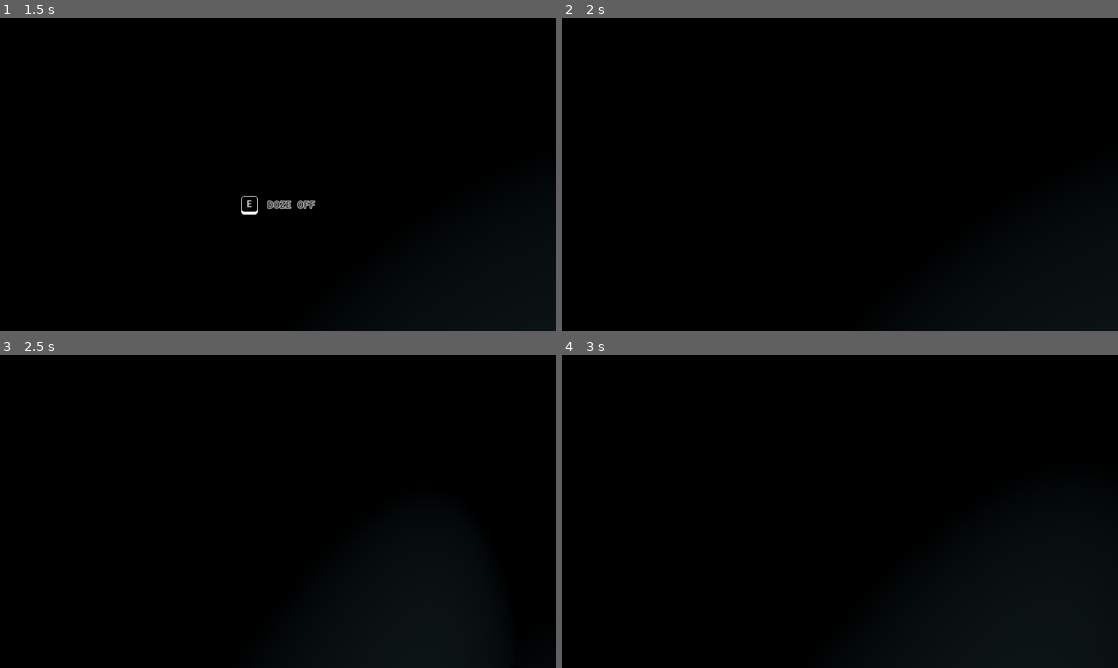
Above: before the commit, frames 1-4 (two rows, left to right).
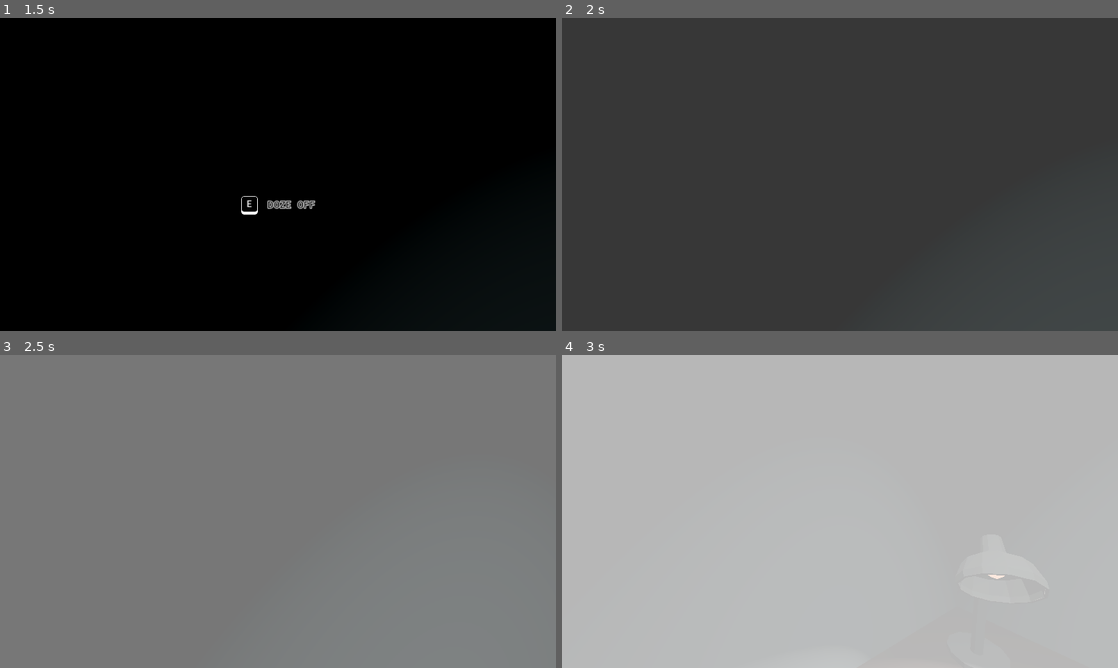
Above: after the commit, the same moments.

Repository: triangle-int/inner-inhabited
Game: Godot game, scene res://scenes/fpv/main.tscn
Two runs of this game, one before a commit and one after it. Both use one fixed random seed, a clock stepped at 60 frames per second and the inputs below. This scene is started directly instead of the project's main scene.
Inputs (mouse positions are in pixels of both pictures, inside the frame that each line leads up to):
- Up to frame 1 (1.5 s): tap Enter at 0.5 s; move the mouse to (400, 158) at 0.52 s; hold E (interact) 0.53-1.28 s; hold W (move_forward) from 0.53 s (still down); click (400, 158) at 0.67 s; tap Space at 0.77 s; move the mouse to (250, 174) at 1.27 s; right-click (250, 174) at 1.35 s
- Up to frame 2 (2 s): keep holding W (move_forward); tap Space at 1.52 s; tap E (interact) at 1.55 s
- Up to frame 3 (2.5 s): keep holding W (move_forward); move the mouse to (289, 505) at 2.02 s; hold D (delete_node) from 2.03 s (still down); tap E (interact) at 2.3 s
- Up to frame 4 (3 s): keep holding W (move_forward); move the mouse to (834, 517) at 2.77 s; release D (delete_node) at 2.78 s; click (834, 517) at 2.85 s

Frame 1 is identical in both runs. In frame 2, 100% of the frame differs, in the area x 0-100%, y 0-100%; in frame 3, 100%; in frame 4, 100%.

Commit message:
Added entering simulation interaction

Diff:
--- a/scenes/autoloads/level_switcher.tscn
+++ b/scenes/autoloads/level_switcher.tscn
@@ -1,13 +1,15 @@
-[gd_scene load_steps=4 format=3 uid="uid://fwgcoivx7woh"]
+[gd_scene load_steps=5 format=3 uid="uid://fwgcoivx7woh"]
 
 [ext_resource type="Script" path="res://scripts/fpv/level_switcher.gd" id="1_3sn3o"]
 [ext_resource type="PackedScene" uid="uid://dac05n7bv4674" path="res://scenes/fpv/main.tscn" id="2_lbmu5"]
 [ext_resource type="PackedScene" path="res://scenes/fpv/statue.tscn" id="3_qemf4"]
+[ext_resource type="PackedScene" uid="uid://by61b1vkmlfgw" path="res://scenes/terminal/terminal.tscn" id="4_4188x"]
 
 [node name="LevelSwitcher" type="Node" node_paths=PackedStringArray("fade")]
 script = ExtResource("1_3sn3o")
 main_level = ExtResource("2_lbmu5")
 statue_level = ExtResource("3_qemf4")
+terminal_level = ExtResource("4_4188x")
 fade = NodePath("CanvasLayer/ColorRect")
 fade_time = 2.0
 
--- a/scenes/fpv/main.tscn
+++ b/scenes/fpv/main.tscn
@@ -28,11 +28,6 @@
 
 [node name="Player" parent="PlayerSnap" instance=ExtResource("1_7os2t")]
 transform = Transform3D(1, 0, 0, 0, 1, 0, 0, 0, 1, 0, 0, -6)
-movement_speed = 5.0
-rotation_speed = 0.005
-min_rotation_angle = -60.0
-max_rotation_angle = 60.0
-slide_time = 1.0
 
 [node name="MovingStatue" parent="." node_paths=PackedStringArray("player") instance=ExtResource("5_5uogj")]
 transform = Transform3D(1, 0, 0, 0, 1, 0, 0, 0, 1, 0, 0, 10)
--- a/scripts/fpv/interaction/computer_interaction_area.gd
+++ b/scripts/fpv/interaction/computer_interaction_area.gd
@@ -15,4 +15,9 @@
 
 func interact(player: Player) -> void:
 	player.disable_interaction()
-	print("interacting")
+	player.can_move = false
+	Input.mouse_mode = Input.MOUSE_MODE_VISIBLE
+	LevelSwitcher.switch_to_terminal()
+	var tween := create_tween().set_ease(Tween.EASE_IN).set_trans(Tween.TRANS_CUBIC)
+	tween.tween_property(player.head, "global_position", camera_exit_position.global_position, 2.0)
+	tween.parallel().tween_property(player.head, "global_rotation", camera_exit_position.global_rotation, 2.0)
--- a/scripts/fpv/level_switcher.gd
+++ b/scripts/fpv/level_switcher.gd
@@ -2,6 +2,7 @@
 
 @export var main_level: PackedScene
 @export var statue_level: PackedScene
+@export var terminal_level: PackedScene
 @export var fade: ColorRect
 @export var fade_time: float
 
@@ -42,3 +43,12 @@
 	tween.tween_property(fade, "color:a", 1.0, fade_time)
 	tween.tween_callback(func() -> void: get_tree().change_scene_to_packed(main_level))
 	tween.tween_property(fade, "color:a", 0.0, fade_time)
+
+
+func switch_to_terminal() -> void:
+	fade.color = Color.WHITE
+	fade.color.a = 0.0
+	var tween := create_tween()
+	tween.tween_property(fade, "color:a", 1.0, fade_time)
+	tween.tween_callback(func() -> void: get_tree().change_scene_to_packed(terminal_level))
+	tween.tween_property(fade, "color:a", 0.0, fade_time)
--- a/scripts/fpv/terminal/terminal_player_spawn.gd
+++ b/scripts/fpv/terminal/terminal_player_spawn.gd
@@ -4,6 +4,7 @@
 @export var animation_duration: float
 
 var animating := false
+var start_head_position: Vector3
 
 @onready var path_follow_3d: PathFollow3D= $Path3D/PathFollow3D
 @onready var camera_look_target: Node3D = $CameraLookTarget
@@ -13,6 +14,7 @@
 	if LevelSwitcher.play_terminal_animation:
 		player.can_move = false
 		player.global_position = global_position
+		start_head_position = player.head.position
 		animating = true
 		path_follow_3d.progress_ratio = 0.0
 		var tween := create_tween()
@@ -26,6 +28,7 @@
 func end_animation() -> void:
 	animating = false
 	player.can_move = true
+	player.head.position = start_head_position
 
 
 func _process(_delta: float) -> void:
